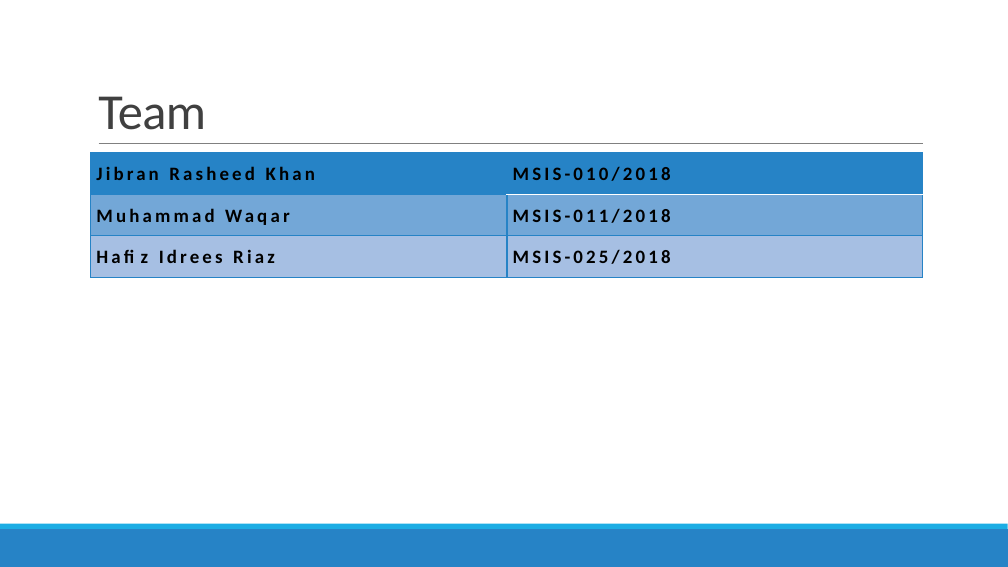
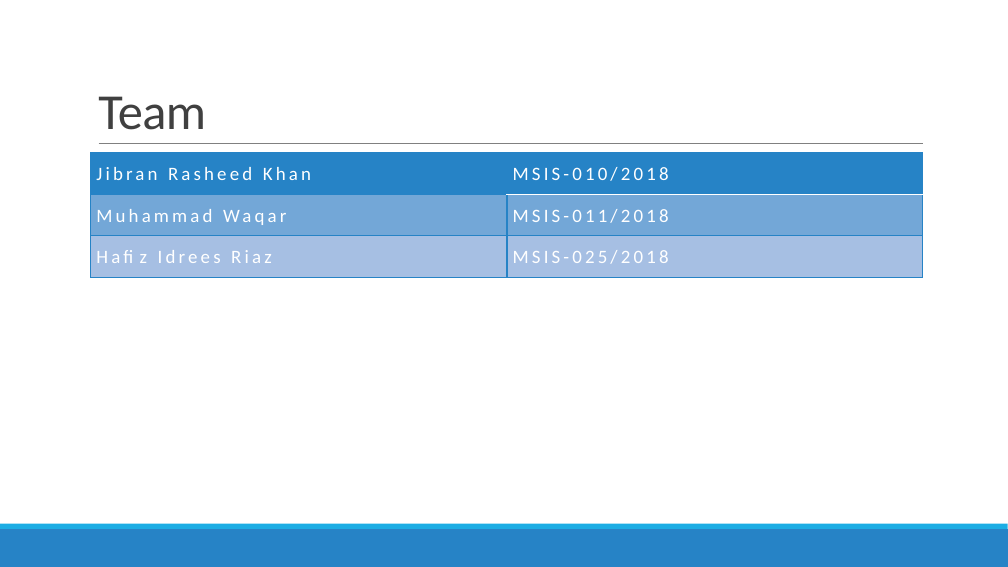
Before and after one commit to DistributedSystems-Fall2018-NEDUET/project-dist_sys, a slide deck: slide 3 of Project Interim Submission/Generic DS Framework.pptx. Drawn at 1008x567 pixels with LibreOffice and Linux fonts; fonts in the diff are those of the drawing. Boxes give left, top, right and bottom in pixels: in the first picture for what was removed or moved away, otherwise in the second. Text is boxed around its words. In the diff, an @@ line names an element or a change of style, - is before the commit and + after.

Commit message:
update content
update content

```diff
--- a/Project Interim Submission/Generic DS Framework.pptx
+++ b/Project Interim Submission/Generic DS Framework.pptx
@@ table at [91,153,923,278] @@
@@ text colour #000000 to #FFFFFF, bold off @@
```
